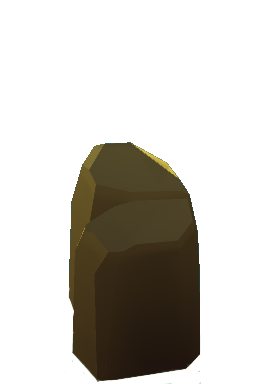
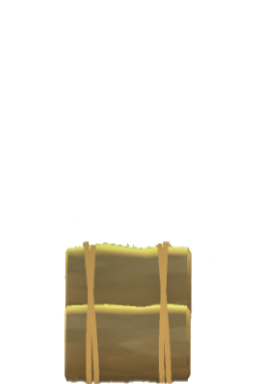
Layer changes from the first 256×384 image to the second:
hid "Pasted Layer #1" over (61, 142, 201, 384)
showed "Layer #14", painted on it over (63, 218, 210, 384)
